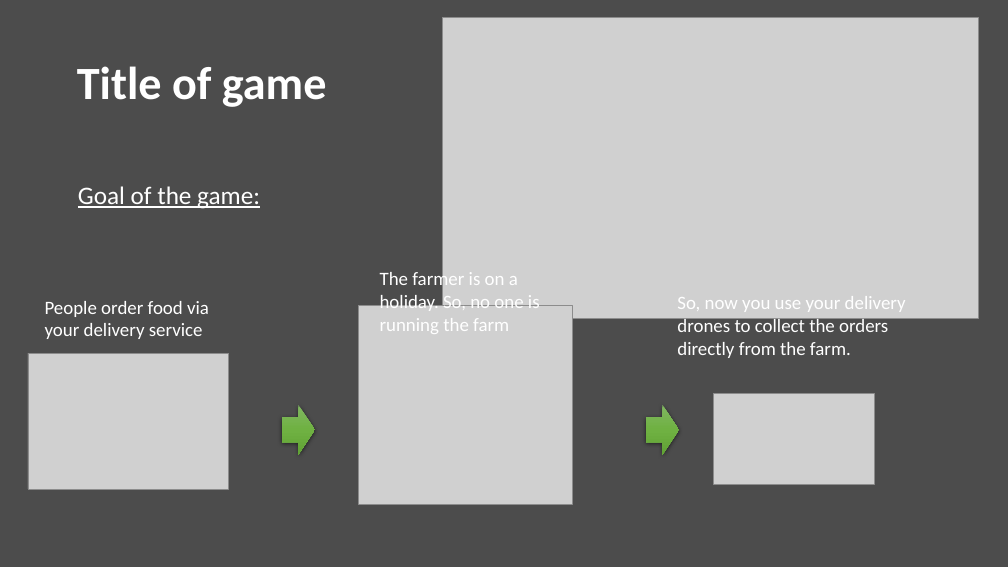
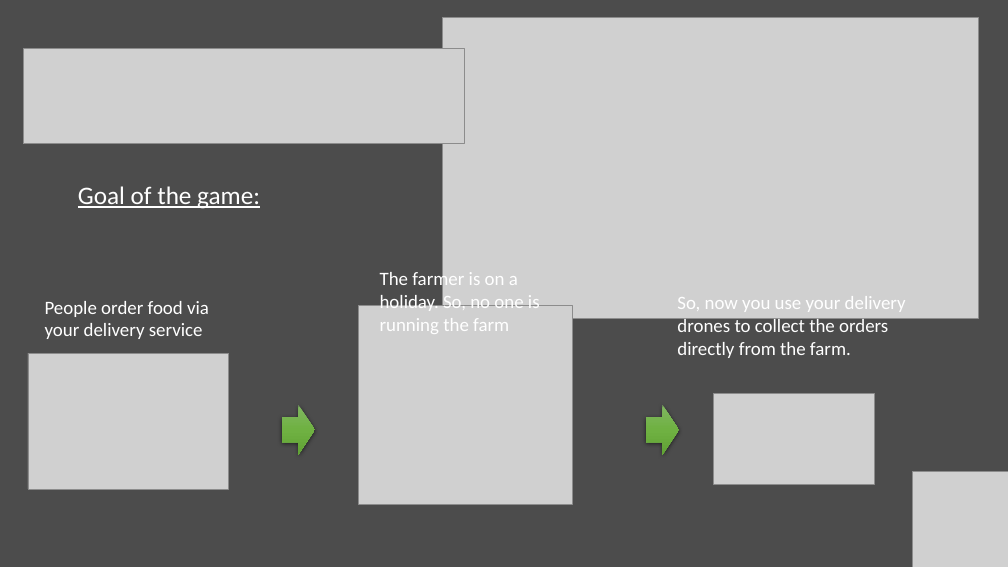
Before and after one commit to DouweRavers/LudumDare, a slide deck: slide 1 of .ArtFiles/Slides/GameExplenation.pptx. Drawn at 1008x567 pixels with LibreOffice and Linux fonts; fonts in the diff are those of the drawing; grey boxes stand for pictures. Boxes give left, top, right and bottom in pixels: in the first picture for what was removed or moved away, otherwise in the second. Text is boxed around its words. In the diff, an @@ line names an element or a change of style, - is before the commit and + after.

```diff
--- a/.ArtFiles/Slides/GameExplenation.pptx
+++ b/.ArtFiles/Slides/GameExplenation.pptx
@@ picture added at [23, 48, 465, 144] @@
@@ title removed at [77, 66, 327, 107] @@
-Title of game
@@ picture added at [913, 471, 1008, 567] @@
```
Also in this commit, not shown: 4 other slides changed, 3 slides added.
